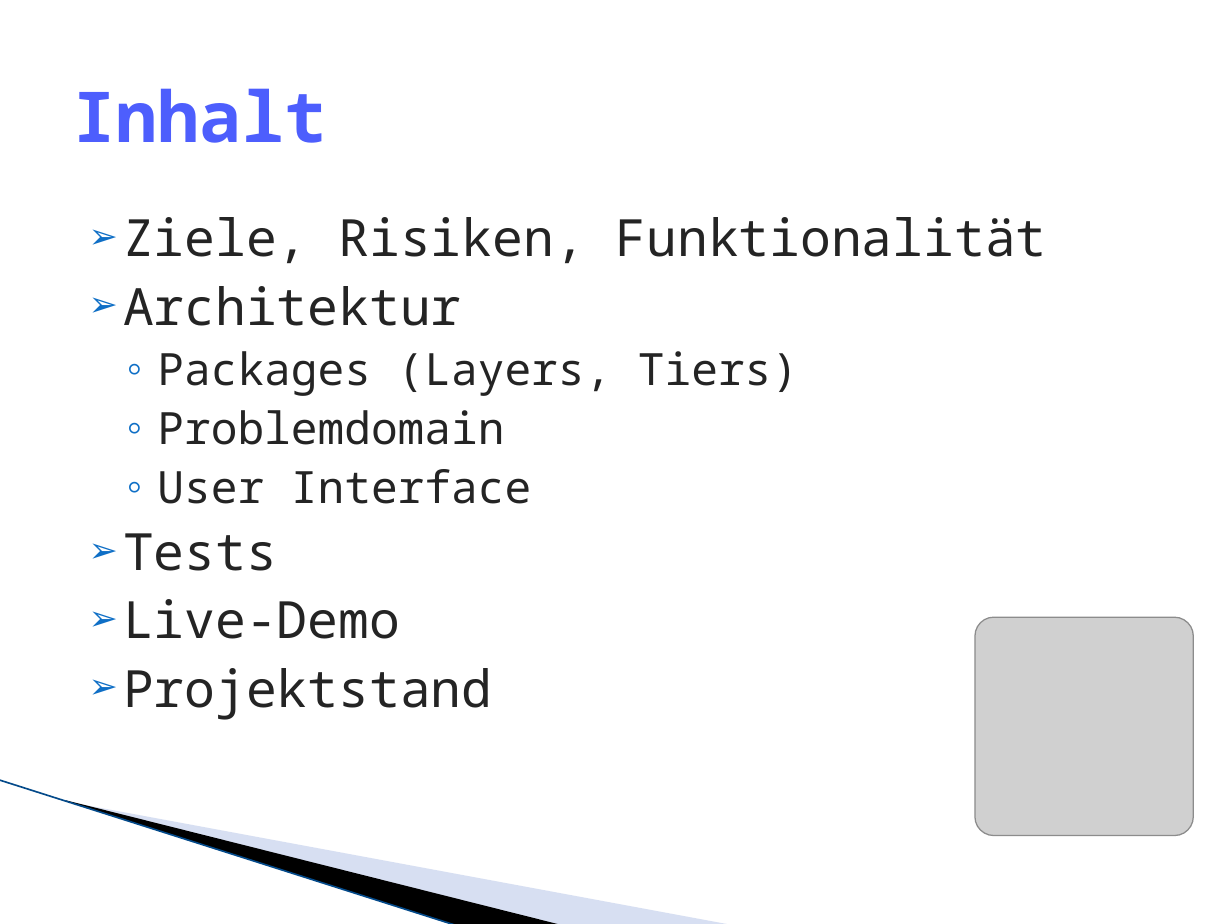
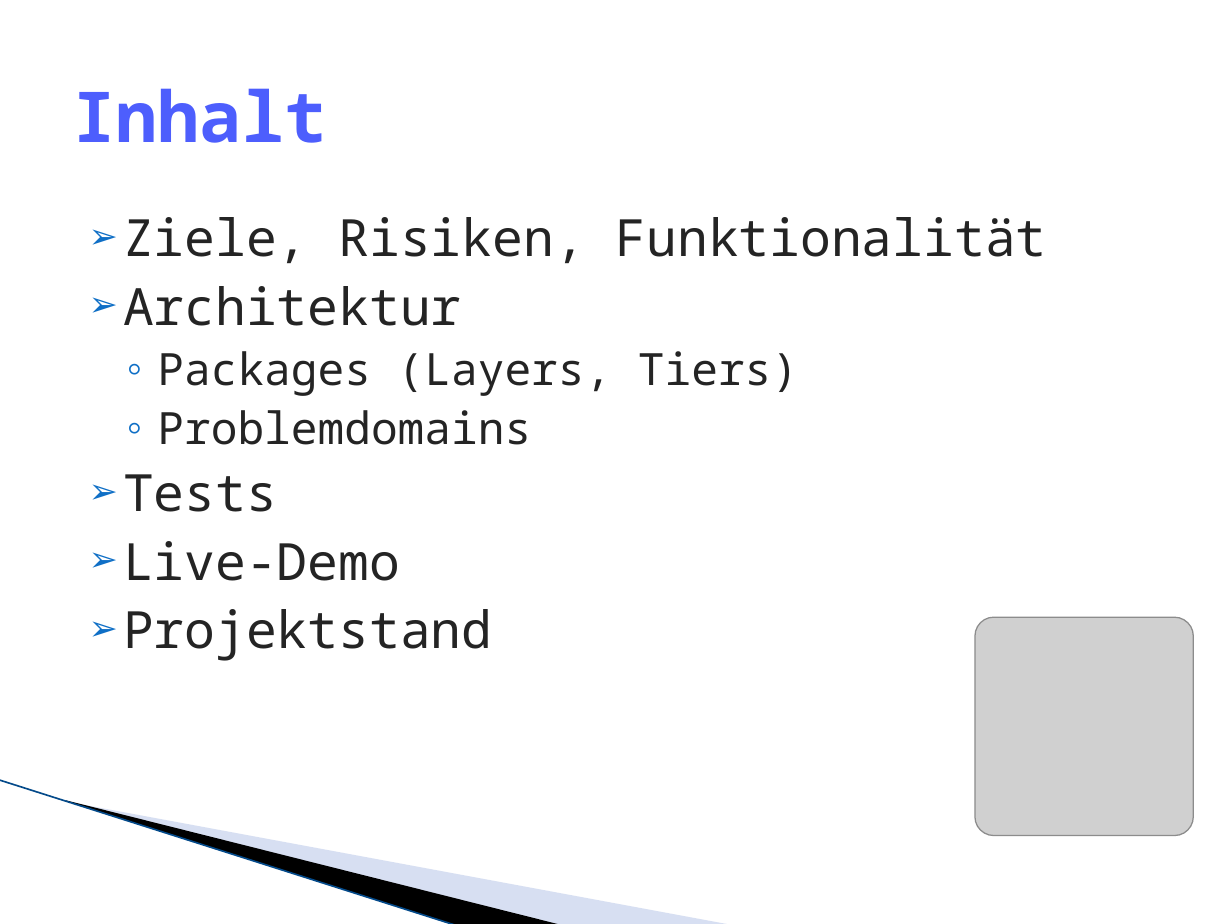
Before and after one commit to lukaselmer/hsr-mrt-software-engineering-2-project, a slide deck: slide 2 of doc/05_Design/praesentation.pptx. Drawn at 1232x924 pixels with LibreOffice and Linux fonts; fonts in the diff are those of the drawing; grey boxes stand for pictures; background and template pictures are left out. Boxes give left, top, right and bottom in pixels: in the first picture for what was removed or moved away, otherwise in the second. Text is boxed around its words. In the diff, an @@ line names an element or a change of style, - is before the commit and + after.

```diff
--- a/doc/05_Design/praesentation.pptx
+++ b/doc/05_Design/praesentation.pptx
@@ text at (157,410,531,445): text changed @@
-  ◦ Problemdomain
-  ◦ User Interface
+  ◦ Problemdomains
```
Also in this commit, not shown: 2 other slides changed, 3 slides added, 3 slides removed.
